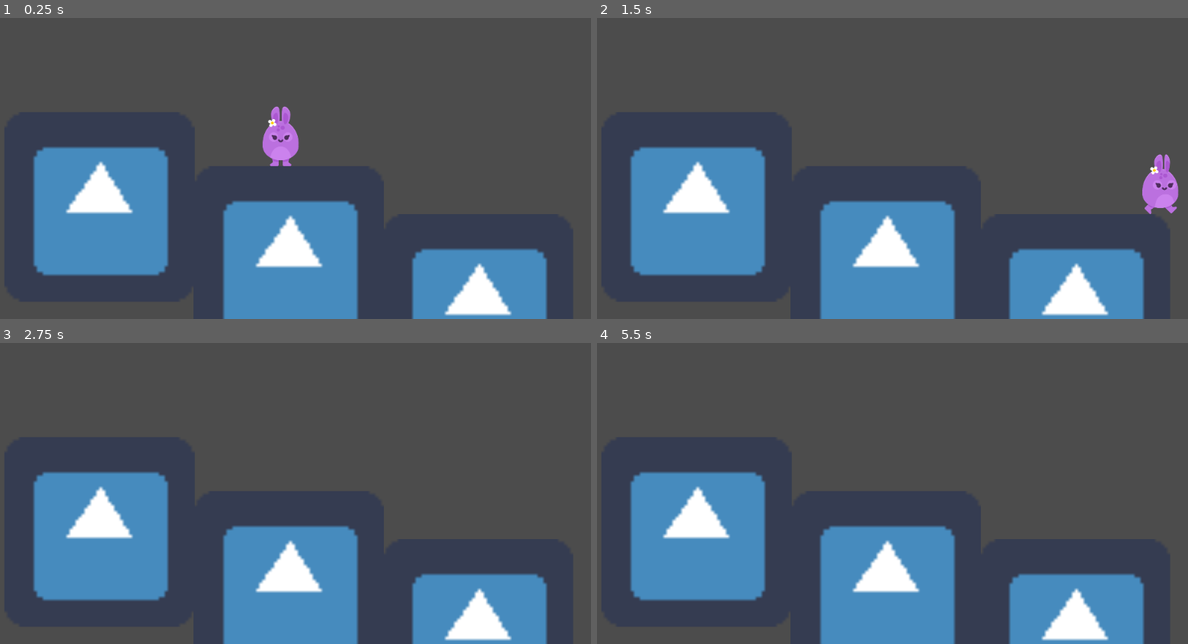
Above: before the commit, frames 1-4 (two rows, left to right).
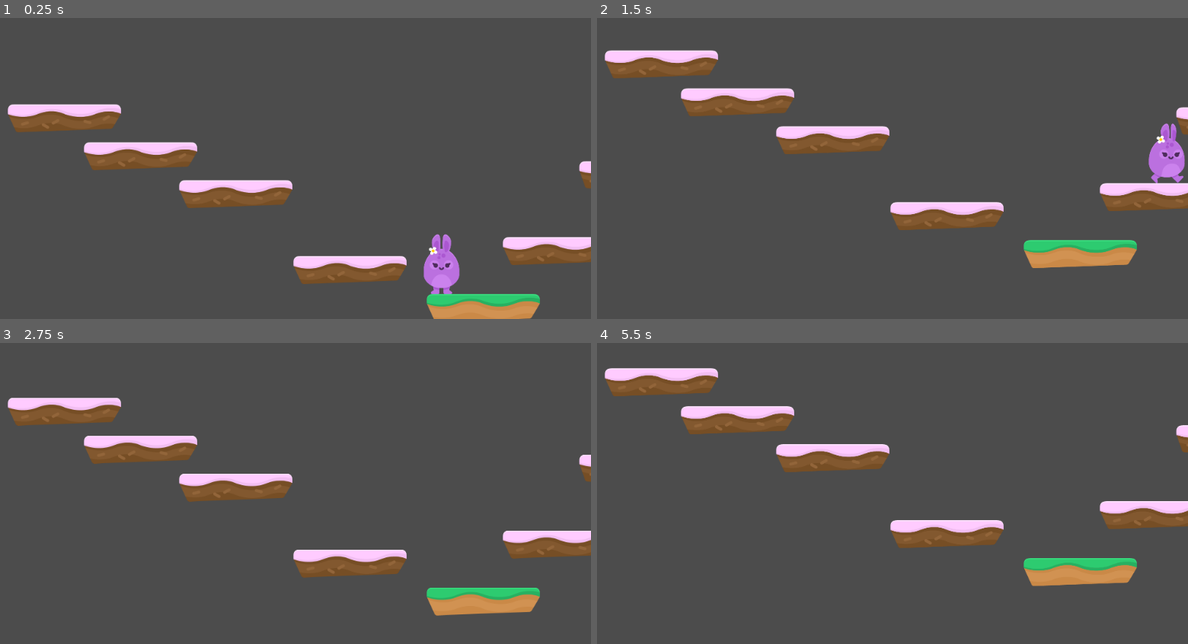
Above: after the commit, the same moments.

Repository: Roopaish/Godot-Game-Development
Game: Godot game, scene res://Levels/Level1.tscn
Two runs of this game, one before a commit and one after it. Both use one fixed random seed, a clock stepped at 60 frames per second and the inputs below. The engine's default icon, where the game draws it, is replaced by a stand-in: a white triangle on a blue panel in a dark square.
Inputs:
- Up to frame 1 (0.25 s): no input
- Up to frame 2 (1.5 s): hold Right (right) from 0.53 s (still down); tap Up (jump) at 0.77 s
- Up to frame 3 (2.75 s): tap Up (jump) at 1.52 s; release Right (right) at 2.03 s; hold Left (left) from 2.03 s (still down)
- Up to frame 4 (5.5 s): release Left (left) at 2.78 s; hold Right (right) 2.78-4.28 s; tap Up (jump) at 3.02, 3.77, 4.52 s; hold Left (left) 4.28-5.03 s; hold Right (right) from 5.03 s (still down)

The runs differ from the first frame. In frame 1, 31% of the frame differs, in the area x 1-100%, y 28-100%; in frame 2, 32%, in the area x 1-100%, y 10-100%; in frame 3, 31%; in frame 4, 32%.

Commit message:
tilemaps,camera,collision

Diff:
--- a/Hoppy Days/Levels/Level1.tscn
+++ b/Hoppy Days/Levels/Level1.tscn
@@ -1,55 +1,14 @@
-[gd_scene load_steps=4 format=2]
+[gd_scene load_steps=3 format=2]
 
 [ext_resource path="res://Player/Player.tscn" type="PackedScene" id=1]
-[ext_resource path="res://icon.png" type="Texture" id=2]
-
-[sub_resource type="RectangleShape2D" id=1]
-extents = Vector2( 320, 320 )
+[ext_resource path="res://Levels/Tileset.tres" type="TileSet" id=2]
 
 [node name="Level1" type="Node2D"]
 
 [node name="Player" parent="." instance=ExtResource( 1 )]
 
-[node name="Floor" type="StaticBody2D" parent="."]
-position = Vector2( 525.463, 708.388 )
-__meta__ = {
-"_edit_group_": true
-}
-
-[node name="Sprite" type="Sprite" parent="Floor"]
-scale = Vector2( 10, 10 )
-texture = ExtResource( 2 )
-
-[node name="CollisionShape2D" type="CollisionShape2D" parent="Floor"]
-shape = SubResource( 1 )
-
-[node name="Floor2" type="StaticBody2D" parent="."]
-position = Vector2( 1160.78, 870.022 )
-__meta__ = {
-"_edit_group_": true
-}
-
-[node name="Sprite" type="Sprite" parent="Floor2"]
-scale = Vector2( 10, 10 )
-texture = ExtResource( 2 )
-
-[node name="CollisionShape2D" type="CollisionShape2D" parent="Floor2"]
-shape = SubResource( 1 )
-
-[node name="Floor3" type="StaticBody2D" parent="."]
-position = Vector2( -112.095, 526.549 )
-__meta__ = {
-"_edit_group_": true
-}
-
-[node name="Sprite" type="Sprite" parent="Floor3"]
-scale = Vector2( 10, 10 )
-texture = ExtResource( 2 )
-
-[node name="CollisionShape2D" type="CollisionShape2D" parent="Floor3"]
-shape = SubResource( 1 )
-
-[node name="Camera2D" type="Camera2D" parent="."]
-position = Vector2( 516.496, 304.876 )
-current = true
-zoom = Vector2( 2, 2 )
+[node name="TileMap" type="TileMap" parent="."]
+tile_set = ExtResource( 2 )
+collision_layer = 2
+format = 1
+tile_data = PoolIntArray( -458709, 0, 0, -131029, 0, 0, 33, 0, 0, 196593, 0, 0, 131093, 1, 0, 131119, 0, 0, 196640, 0, 0, 327669, 0, 0, 327695, 1, 0, 327719, 0, 0, 458746, 0, 0, 458781, 0, 0, 589835, 0, 0, 589842, 0, 0, 655360, 0, 0, 720921, 2, 0, 786439, 2, 0 )
--- /dev/null
+++ b/Hoppy Days/Levels/PlatformTiles.tscn
@@ -0,0 +1,92 @@
+[gd_scene load_steps=9 format=2]
+
+[ext_resource path="res://GFX/Environment/ground_cake.png" type="Texture" id=1]
+[ext_resource path="res://GFX/Environment/ground_sand_small.png" type="Texture" id=2]
+[ext_resource path="res://GFX/Environment/ground_grass.png" type="Texture" id=3]
+[ext_resource path="res://GFX/Environment/ground_grass_small.png" type="Texture" id=4]
+[ext_resource path="res://GFX/Environment/ground_sand.png" type="Texture" id=5]
+[ext_resource path="res://GFX/Environment/ground_snow_small.png" type="Texture" id=6]
+[ext_resource path="res://GFX/Environment/ground_cake_small.png" type="Texture" id=7]
+[ext_resource path="res://GFX/Environment/ground_snow.png" type="Texture" id=8]
+
+[node name="PlatformTiles" type="Node2D"]
+
+[node name="ground_cake" type="Sprite" parent="."]
+position = Vector2( 208, 552 )
+texture = ExtResource( 1 )
+
+[node name="StaticBody2D" type="StaticBody2D" parent="ground_cake"]
+
+[node name="CollisionPolygon2D" type="CollisionPolygon2D" parent="ground_cake/StaticBody2D"]
+visible = false
+polygon = PoolVector2Array( -168, -47.9999, 176, -47.9999, 190.467, -38.3609, 190.841, -15.1371, 159.377, 36.1799, -160, 48.0001, -190.103, -14.7626, -189.729, -34.2405, -183.361, -43.9796 )
+
+[node name="ground_cake_small" type="Sprite" parent="."]
+position = Vector2( 109.527, 409.644 )
+texture = ExtResource( 7 )
+
+[node name="StaticBody2D" type="StaticBody2D" parent="ground_cake_small"]
+
+[node name="CollisionPolygon2D" type="CollisionPolygon2D" parent="ground_cake_small/StaticBody2D"]
+visible = false
+polygon = PoolVector2Array( -88.6373, -49.5087, 89.2867, -49.5087, 97.1528, -44.6392, 100.149, -38.646, 100.149, -19.5426, 73.9291, 49.7541, -77.0254, 40.3897, -100.249, -17.6697, -98.7508, -38.2714, -94.2559, -45.3884 )
+
+[node name="ground_grass" type="Sprite" parent="."]
+position = Vector2( 202.157, 225.653 )
+texture = ExtResource( 3 )
+
+[node name="StaticBody2D" type="StaticBody2D" parent="ground_grass"]
+
+[node name="CollisionPolygon2D" type="CollisionPolygon2D" parent="ground_grass/StaticBody2D"]
+visible = false
+polygon = PoolVector2Array( -168, -47.9999, 176, -47.9999, 190.467, -38.3609, 190.841, -15.1371, 159.377, 36.1799, -160, 48.0001, -190.103, -14.7626, -189.729, -34.2405, -183.361, -43.9796 )
+
+[node name="ground_grass_small" type="Sprite" parent="."]
+position = Vector2( 127.292, 79.7281 )
+texture = ExtResource( 4 )
+
+[node name="StaticBody2D" type="StaticBody2D" parent="ground_grass_small"]
+
+[node name="CollisionPolygon2D" type="CollisionPolygon2D" parent="ground_grass_small/StaticBody2D"]
+visible = false
+polygon = PoolVector2Array( -88.6373, -49.5087, 89.2867, -49.5087, 97.1528, -44.6392, 100.149, -38.646, 100.149, -19.5426, 73.9291, 49.7541, -77.0254, 40.3897, -100.249, -17.6697, -98.7508, -38.2714, -94.2559, -45.3884 )
+
+[node name="ground_sand" type="Sprite" parent="."]
+position = Vector2( 849.301, 292.905 )
+texture = ExtResource( 5 )
+
+[node name="StaticBody2D" type="StaticBody2D" parent="ground_sand"]
+
+[node name="CollisionPolygon2D" type="CollisionPolygon2D" parent="ground_sand/StaticBody2D"]
+visible = false
+polygon = PoolVector2Array( -168, -47.9999, 176, -47.9999, 190.467, -38.3609, 190.841, -15.1371, 159.377, 36.1799, -160, 48.0001, -190.103, -14.7626, -189.729, -34.2405, -183.361, -43.9796 )
+
+[node name="ground_sand_small" type="Sprite" parent="."]
+position = Vector2( 752.864, 181.241 )
+texture = ExtResource( 2 )
+
+[node name="StaticBody2D" type="StaticBody2D" parent="ground_sand_small"]
+
+[node name="CollisionPolygon2D" type="CollisionPolygon2D" parent="ground_sand_small/StaticBody2D"]
+visible = false
+polygon = PoolVector2Array( -88.6373, -49.5087, 89.2867, -49.5087, 97.1528, -44.6392, 100.149, -38.646, 100.149, -19.5426, 73.9291, 49.7541, -77.0254, 40.3897, -100.249, -17.6697, -98.7508, -38.2714, -94.2559, -45.3884 )
+
+[node name="ground_snow" type="Sprite" parent="."]
+position = Vector2( 605.67, 521.308 )
+texture = ExtResource( 8 )
+
+[node name="StaticBody2D" type="StaticBody2D" parent="ground_snow"]
+
+[node name="CollisionPolygon2D" type="CollisionPolygon2D" parent="ground_snow/StaticBody2D"]
+visible = false
+polygon = PoolVector2Array( -168, -47.9999, 176, -47.9999, 190.467, -38.3609, 190.841, -15.1371, 159.377, 36.1799, -160, 48.0001, -190.103, -14.7626, -189.729, -34.2405, -183.361, -43.9796 )
+
+[node name="ground_snow_small" type="Sprite" parent="."]
+position = Vector2( 537.149, 385.535 )
+texture = ExtResource( 6 )
+
+[node name="StaticBody2D" type="StaticBody2D" parent="ground_snow_small"]
+
+[node name="CollisionPolygon2D" type="CollisionPolygon2D" parent="ground_snow_small/StaticBody2D"]
+visible = false
+polygon = PoolVector2Array( -88.6373, -49.5087, 89.2867, -49.5087, 97.1528, -44.6392, 100.149, -38.646, 100.149, -19.5426, 73.9291, 49.7541, -77.0254, 40.3897, -100.249, -17.6697, -98.7508, -38.2714, -94.2559, -45.3884 )
--- /dev/null
+++ b/Hoppy Days/Levels/Tileset.tres
@@ -0,0 +1,204 @@
+[gd_resource type="TileSet" load_steps=17 format=2]
+
+[ext_resource path="res://GFX/Environment/ground_cake.png" type="Texture" id=1]
+[ext_resource path="res://GFX/Environment/ground_sand_small.png" type="Texture" id=2]
+[ext_resource path="res://GFX/Environment/ground_grass.png" type="Texture" id=3]
+[ext_resource path="res://GFX/Environment/ground_grass_small.png" type="Texture" id=4]
+[ext_resource path="res://GFX/Environment/ground_sand.png" type="Texture" id=5]
+[ext_resource path="res://GFX/Environment/ground_snow_small.png" type="Texture" id=6]
+[ext_resource path="res://GFX/Environment/ground_cake_small.png" type="Texture" id=7]
+[ext_resource path="res://GFX/Environment/ground_snow.png" type="Texture" id=8]
+
+[sub_resource type="ConvexPolygonShape2D" id=1]
+points = PoolVector2Array( -168, -47.9999, 176, -47.9999, 190.467, -38.3609, 190.841, -15.1371, 159.377, 36.1799, -160, 48.0001, -190.103, -14.7626, -189.729, -34.2405, -183.361, -43.9796 )
+
+[sub_resource type="ConvexPolygonShape2D" id=2]
+points = PoolVector2Array( -88.6373, -49.5087, 89.2867, -49.5087, 97.1528, -44.6392, 100.149, -38.646, 100.149, -19.5426, 73.9291, 49.7541, -77.0254, 40.3897, -100.249, -17.6697, -98.7508, -38.2714, -94.2559, -45.3884 )
+
+[sub_resource type="ConvexPolygonShape2D" id=3]
+points = PoolVector2Array( -168, -47.9999, 176, -47.9999, 190.467, -38.3609, 190.841, -15.1371, 159.377, 36.1799, -160, 48.0001, -190.103, -14.7626, -189.729, -34.2405, -183.361, -43.9796 )
+
+[sub_resource type="ConvexPolygonShape2D" id=4]
+points = PoolVector2Array( -88.6373, -49.5087, 89.2867, -49.5087, 97.1528, -44.6392, 100.149, -38.646, 100.149, -19.5426, 73.9291, 49.7541, -77.0254, 40.3897, -100.249, -17.6697, -98.7508, -38.2714, -94.2559, -45.3884 )
+
+[sub_resource type="ConvexPolygonShape2D" id=5]
+points = PoolVector2Array( -168, -47.9999, 176, -47.9999, 190.467, -38.3609, 190.841, -15.1371, 159.377, 36.1799, -160, 48.0001, -190.103, -14.7626, -189.729, -34.2405, -183.361, -43.9796 )
+
+[sub_resource type="ConvexPolygonShape2D" id=6]
+points = PoolVector2Array( -88.6373, -49.5087, 89.2867, -49.5087, 97.1528, -44.6392, 100.149, -38.646, 100.149, -19.5426, 73.9291, 49.7541, -77.0254, 40.3897, -100.249, -17.6697, -98.7508, -38.2714, -94.2559, -45.3884 )
+
+[sub_resource type="ConvexPolygonShape2D" id=7]
+points = PoolVector2Array( -168, -47.9999, 176, -47.9999, 190.467, -38.3609, 190.841, -15.1371, 159.377, 36.1799, -160, 48.0001, -190.103, -14.7626, -189.729, -34.2405, -183.361, -43.9796 )
+
+[sub_resource type="ConvexPolygonShape2D" id=8]
+points = PoolVector2Array( -88.6373, -49.5087, 89.2867, -49.5087, 97.1528, -44.6392, 100.149, -38.646, 100.149, -19.5426, 73.9291, 49.7541, -77.0254, 40.3897, -100.249, -17.6697, -98.7508, -38.2714, -94.2559, -45.3884 )
+
+[resource]
+0/name = "ground_cake"
+0/texture = ExtResource( 1 )
+0/tex_offset = Vector2( 0, 0 )
+0/modulate = Color( 1, 1, 1, 1 )
+0/region = Rect2( 0, 0, 380, 94 )
+0/tile_mode = 0
+0/occluder_offset = Vector2( 190, 47 )
+0/navigation_offset = Vector2( 190, 47 )
+0/shape_offset = Vector2( 190, 47 )
+0/shape_transform = Transform2D( 1, 0, 0, 1, 190, 47 )
+0/shape = SubResource( 1 )
+0/shape_one_way = false
+0/shape_one_way_margin = 1.0
+0/shapes = [ {
+"autotile_coord": Vector2( 0, 0 ),
+"one_way": false,
+"one_way_margin": 1.0,
+"shape": SubResource( 1 ),
+"shape_transform": Transform2D( 1, 0, 0, 1, 190, 47 )
+} ]
+0/z_index = 0
+1/name = "ground_cake_small"
+1/texture = ExtResource( 7 )
+1/tex_offset = Vector2( 0, 0 )
+1/modulate = Color( 1, 1, 1, 1 )
+1/region = Rect2( 0, 0, 201, 100 )
+1/tile_mode = 0
+1/occluder_offset = Vector2( 100.5, 50 )
+1/navigation_offset = Vector2( 100.5, 50 )
+1/shape_offset = Vector2( 100.5, 50 )
+1/shape_transform = Transform2D( 1, 0, 0, 1, 100.5, 50 )
+1/shape = SubResource( 2 )
+1/shape_one_way = false
+1/shape_one_way_margin = 1.0
+1/shapes = [ {
+"autotile_coord": Vector2( 0, 0 ),
+"one_way": false,
+"one_way_margin": 1.0,
+"shape": SubResource( 2 ),
+"shape_transform": Transform2D( 1, 0, 0, 1, 100.5, 50 )
+} ]
+1/z_index = 0
+2/name = "ground_grass"
+2/texture = ExtResource( 3 )
+2/tex_offset = Vector2( 0, 0 )
+2/modulate = Color( 1, 1, 1, 1 )
+2/region = Rect2( 0, 0, 380, 94 )
+2/tile_mode = 0
+2/occluder_offset = Vector2( 190, 47 )
+2/navigation_offset = Vector2( 190, 47 )
+2/shape_offset = Vector2( 190, 47 )
+2/shape_transform = Transform2D( 1, 0, 0, 1, 190, 47 )
+2/shape = SubResource( 3 )
+2/shape_one_way = false
+2/shape_one_way_margin = 1.0
+2/shapes = [ {
+"autotile_coord": Vector2( 0, 0 ),
+"one_way": false,
+"one_way_margin": 1.0,
+"shape": SubResource( 3 ),
+"shape_transform": Transform2D( 1, 0, 0, 1, 190, 47 )
+} ]
+2/z_index = 0
+3/name = "ground_grass_small"
+3/texture = ExtResource( 4 )
+3/tex_offset = Vector2( 0, 0 )
+3/modulate = Color( 1, 1, 1, 1 )
+3/region = Rect2( 0, 0, 201, 100 )
+3/tile_mode = 0
+3/occluder_offset = Vector2( 100.5, 50 )
+3/navigation_offset = Vector2( 100.5, 50 )
+3/shape_offset = Vector2( 100.5, 50 )
+3/shape_transform = Transform2D( 1, 0, 0, 1, 100.5, 50 )
+3/shape = SubResource( 4 )
+3/shape_one_way = false
+3/shape_one_way_margin = 1.0
+3/shapes = [ {
+"autotile_coord": Vector2( 0, 0 ),
+"one_way": false,
+"one_way_margin": 1.0,
+"shape": SubResource( 4 ),
+"shape_transform": Transform2D( 1, 0, 0, 1, 100.5, 50 )
+} ]
+3/z_index = 0
+4/name = "ground_sand"
+4/texture = ExtResource( 5 )
+4/tex_offset = Vector2( 0, 0 )
+4/modulate = Color( 1, 1, 1, 1 )
+4/region = Rect2( 0, 0, 380, 94 )
+4/tile_mode = 0
+4/occluder_offset = Vector2( 190, 47 )
+4/navigation_offset = Vector2( 190, 47 )
+4/shape_offset = Vector2( 190, 47 )
+4/shape_transform = Transform2D( 1, 0, 0, 1, 190, 47 )
+4/shape = SubResource( 5 )
+4/shape_one_way = false
+4/shape_one_way_margin = 1.0
+4/shapes = [ {
+"autotile_coord": Vector2( 0, 0 ),
+"one_way": false,
+"one_way_margin": 1.0,
+"shape": SubResource( 5 ),
+"shape_transform": Transform2D( 1, 0, 0, 1, 190, 47 )
+} ]
+4/z_index = 0
+5/name = "ground_sand_small"
+5/texture = ExtResource( 2 )
+5/tex_offset = Vector2( 0, 0 )
+5/modulate = Color( 1, 1, 1, 1 )
+5/region = Rect2( 0, 0, 201, 100 )
+5/tile_mode = 0
+5/occluder_offset = Vector2( 100.5, 50 )
+5/navigation_offset = Vector2( 100.5, 50 )
+5/shape_offset = Vector2( 100.5, 50 )
+5/shape_transform = Transform2D( 1, 0, 0, 1, 100.5, 50 )
+5/shape = SubResource( 6 )
+5/shape_one_way = false
+5/shape_one_way_margin = 1.0
+5/shapes = [ {
+"autotile_coord": Vector2( 0, 0 ),
+"one_way": false,
+"one_way_margin": 1.0,
+"shape": SubResource( 6 ),
+"shape_transform": Transform2D( 1, 0, 0, 1, 100.5, 50 )
+} ]
+5/z_index = 0
+6/name = "ground_snow"
+6/texture = ExtResource( 8 )
+6/tex_offset = Vector2( 0, 0 )
+6/modulate = Color( 1, 1, 1, 1 )
+6/region = Rect2( 0, 0, 380, 94 )
+6/tile_mode = 0
+6/occluder_offset = Vector2( 190, 47 )
+6/navigation_offset = Vector2( 190, 47 )
+6/shape_offset = Vector2( 190, 47 )
+6/shape_transform = Transform2D( 1, 0, 0, 1, 190, 47 )
+6/shape = SubResource( 7 )
+6/shape_one_way = false
+6/shape_one_way_margin = 1.0
+6/shapes = [ {
+"autotile_coord": Vector2( 0, 0 ),
+"one_way": false,
+"one_way_margin": 1.0,
+"shape": SubResource( 7 ),
+"shape_transform": Transform2D( 1, 0, 0, 1, 190, 47 )
+} ]
+6/z_index = 0
+7/name = "ground_snow_small"
+7/texture = ExtResource( 6 )
+7/tex_offset = Vector2( 0, 0 )
+7/modulate = Color( 1, 1, 1, 1 )
+7/region = Rect2( 0, 0, 201, 100 )
+7/tile_mode = 0
+7/occluder_offset = Vector2( 100.5, 50 )
+7/navigation_offset = Vector2( 100.5, 50 )
+7/shape_offset = Vector2( 100.5, 50 )
+7/shape_transform = Transform2D( 1, 0, 0, 1, 100.5, 50 )
+7/shape = SubResource( 8 )
+7/shape_one_way = false
+7/shape_one_way_margin = 1.0
+7/shapes = [ {
+"autotile_coord": Vector2( 0, 0 ),
+"one_way": false,
+"one_way_margin": 1.0,
+"shape": SubResource( 8 ),
+"shape_transform": Transform2D( 1, 0, 0, 1, 100.5, 50 )
+} ]
+7/z_index = 0
--- a/Hoppy Days/Player/Player.gd
+++ b/Hoppy Days/Player/Player.gd
@@ -2,10 +2,10 @@
 
 var motion = Vector2() # Defining a 2D vector, to access position of sprite
 
-const SPEED = 1000
+const SPEED = 1500
 const GRAVITY = 300
 const UP = Vector2(0, -1) # To determine what is a floor, Vector2(0,0) is default which tells everything is a wall
-const JUMP_SPEED = 3000
+const JUMP_SPEED = 3500
 
 signal animate
 
--- a/Hoppy Days/Player/Player.tscn
+++ b/Hoppy Days/Player/Player.tscn
@@ -9,6 +9,7 @@
 
 [node name="Player" type="KinematicBody2D"]
 position = Vector2( 497.824, 114.979 )
+collision_mask = 2
 script = ExtResource( 2 )
 __meta__ = {
 "_edit_group_": true
@@ -19,4 +20,13 @@
 
 [node name="AnimatedSprite" parent="." instance=ExtResource( 1 )]
 
+[node name="Camera2D" type="Camera2D" parent="."]
+current = true
+zoom = Vector2( 2, 2 )
+limit_left = 0
+limit_right = 1000
+drag_margin_h_enabled = true
+drag_margin_v_enabled = true
+smoothing_enabled = true
+
 [connection signal="animate" from="." to="AnimatedSprite" method="_on_Player_animate"]
--- a/Hoppy Days/project.godot
+++ b/Hoppy Days/project.godot
@@ -40,6 +40,11 @@
  ]
 }
 
+[layer_names]
+
+2d_physics/layer_1="Player"
+2d_physics/layer_2="Terrain"
+
 [physics]
 
 common/enable_pause_aware_picking=true
Not shown, changed: README.md
